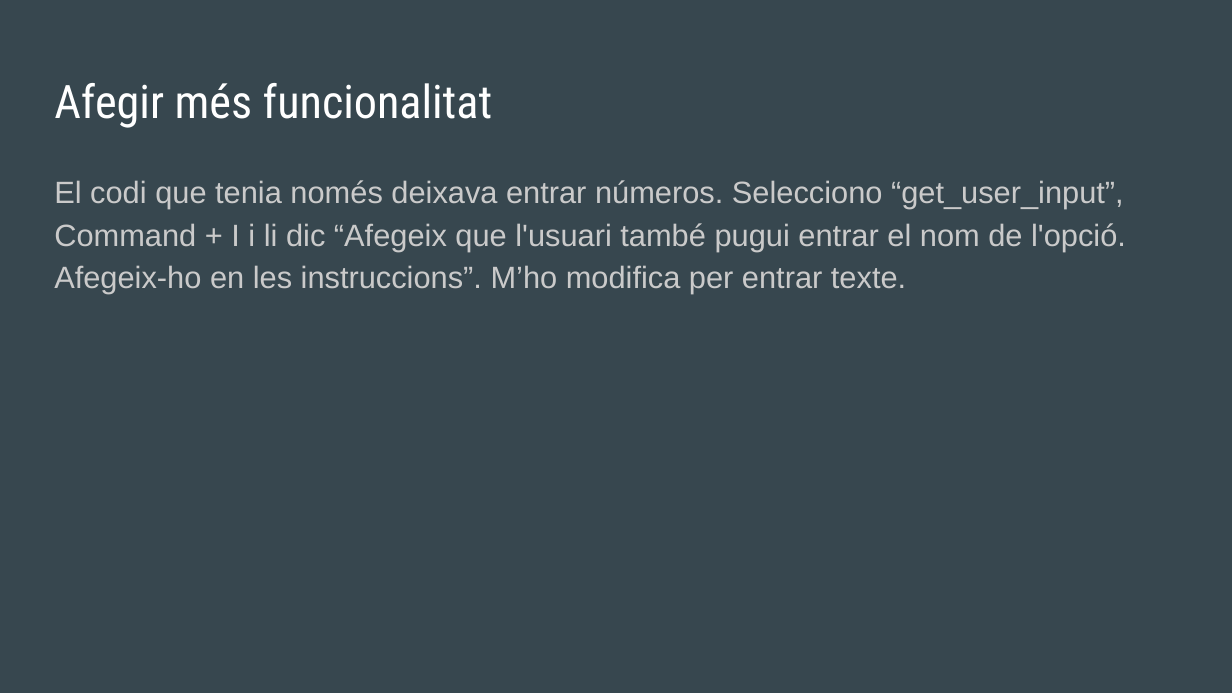
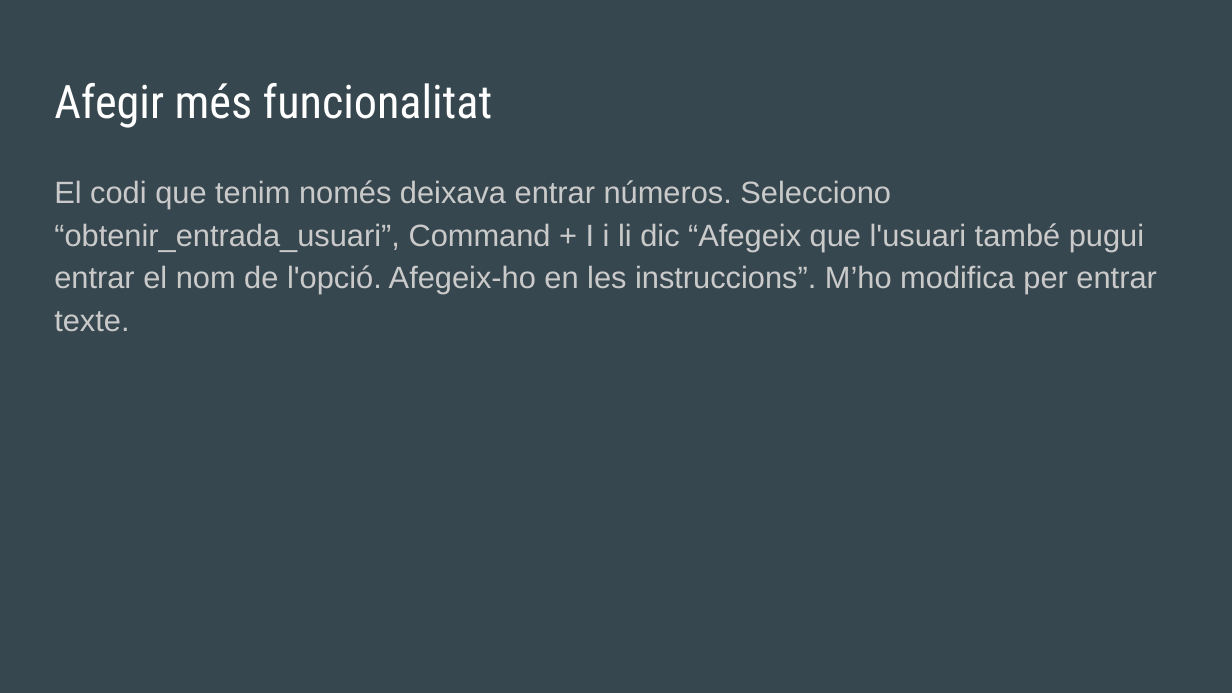
Before and after one commit to jberingues/CursCopilot, a slide deck: slide 8 of 202405_Copilot.pptx. Drawn at 1232x693 pixels with LibreOffice and Linux fonts; fonts in the diff are those of the drawing. Boxes give left, top, right and bottom in pixels: in the first picture for what was removed or moved away, otherwise in the second. Text is boxed around its words. In the diff, an @@ line names an element or a change of style, - is before the commit and + after.

Commit message:
Millores instruccions

```diff
--- a/202405_Copilot.pptx
+++ b/202405_Copilot.pptx
@@ text at (54, 180, 1156, 331): text changed @@
-El codi que tenia només deixava entrar números. Selecciono “get_user_input”, Command + I i li dic “Afegeix que l'usuari també pugui entrar el nom de l'opció. Afegeix-ho en les instruccions”. M’ho modifica per entrar texte.
+El codi que tenim només deixava entrar números. Selecciono “obtenir_entrada_usuari”, Command + I i li dic “Afegeix que l'usuari també pugui entrar el nom de l'opció. Afegeix-ho en les instruccions”. M’ho modifica per entrar texte.
```
Also in this commit, not shown: 2 other files.
